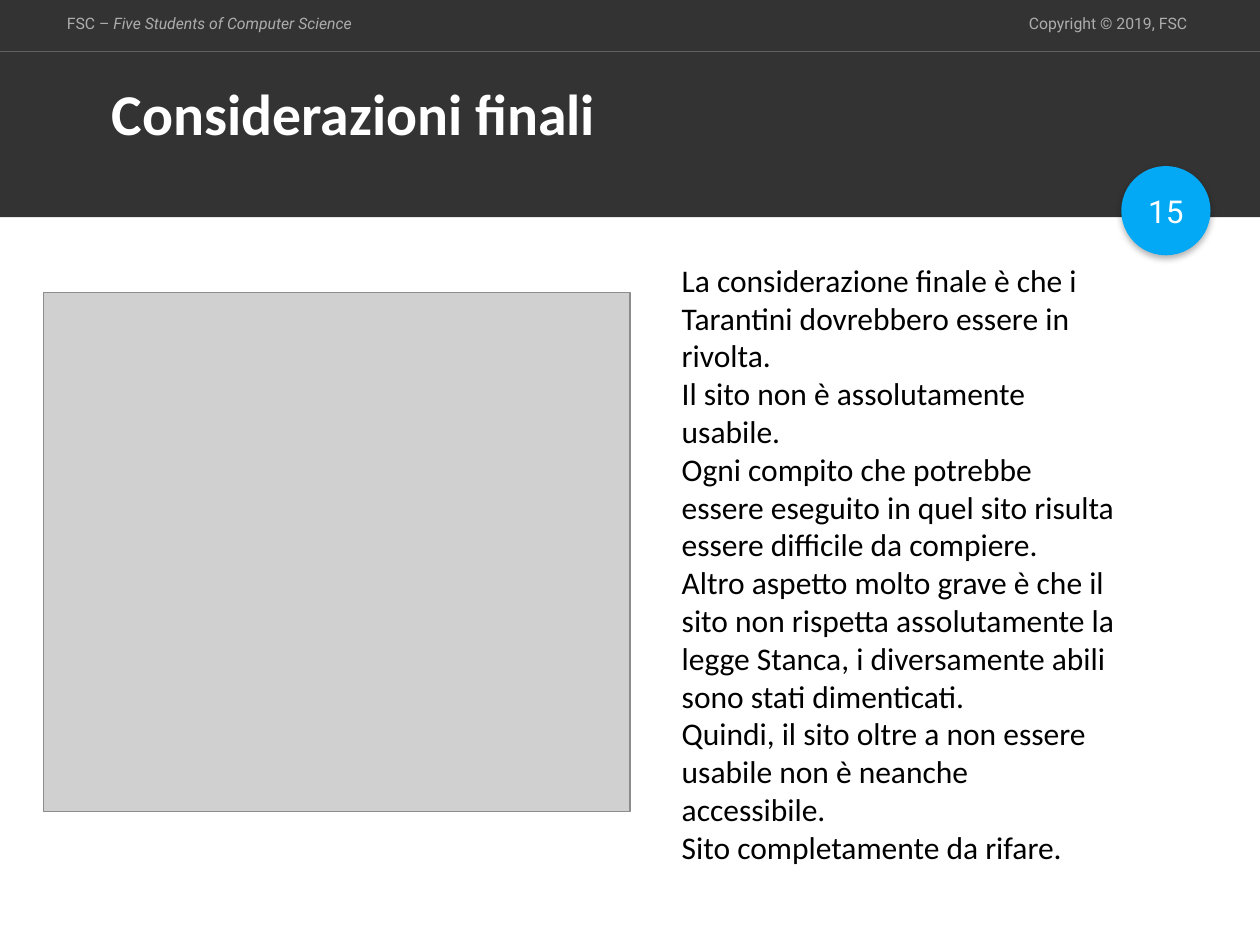
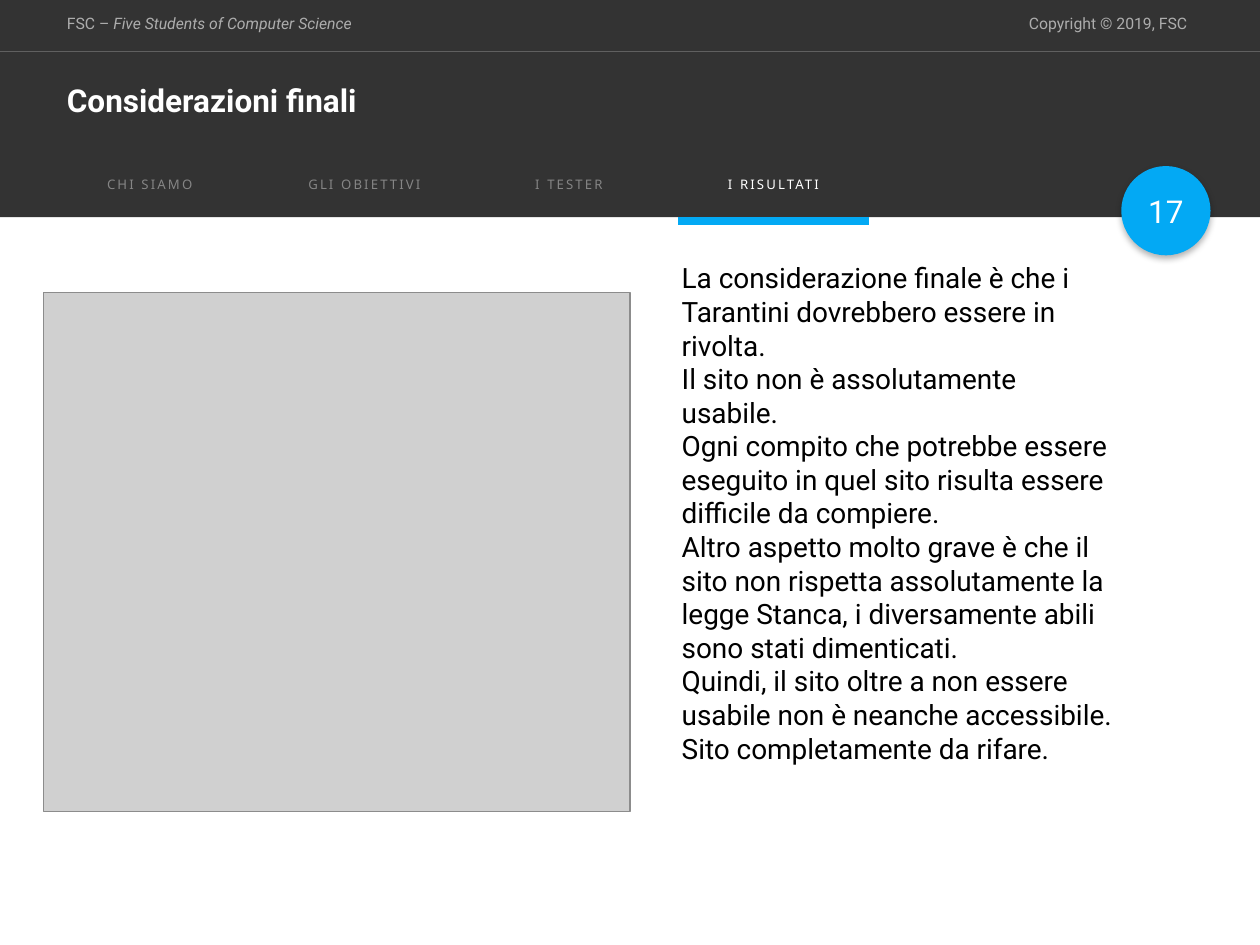
Before and after one commit to espositoandrea/ReportIUM, a slide deck: slide 17 of presentation/Presentazione IUM.pptx (slide 15 before the commit). Drawn at 1260x945 pixels with LibreOffice and Linux fonts; fonts in the diff are those of the drawing; grey boxes stand for pictures. Boxes give left, top, right and bottom in pixels: in the first picture for what was removed or moved away, otherwise in the second. Text is boxed around its words. In the diff, an @@ line names an element or a change of style, - is before the commit and + after.

```diff
--- a/presentation/Presentazione IUM.pptx
+++ b/presentation/Presentazione IUM.pptx
@@ title "Considerazioni finali": place and size @@
-title "Considerazioni finali" at <box>112,94,595,136</box>
+title "Considerazioni finali" at <box>67,88,356,113</box>
@@ title "Considerazioni finali" at <box>67,88,356,113</box>: size 33 to 18 pt, font Calibri to Roboto @@
@@ text added at <box>728,179,732,189</box>, 7.5 pt, text #FFFFFF @@
+I RISULTATI
@@ text added at <box>107,180,192,189</box>, 7.5 pt, text #858585 @@
+CHI SIAMO
@@ text added at <box>308,180,420,189</box>, 7.5 pt, text #858585 @@
+GLI OBIETTIVI
@@ text added at <box>535,180,602,189</box>, 7.5 pt, text #858585 @@
+I TESTER
@@ page number at <box>1148,200,1183,223</box>: text changed @@
-15
+17
@@ line added from (678, 220) to (868, 220), #03A9F4 4.5 pt @@
@@ text "La considerazione finale è che ..." at <box>682,266,1111,765</box>: size 18 to 16 pt, font Calibri to Roboto @@
```
Also in this commit, not shown: 11 other slides changed, 2 other files.
